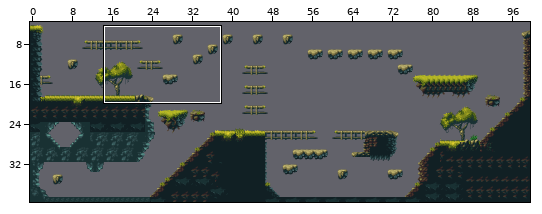
Two versions of a level (Tiled map, src/tilesets/magic-cliffs/level2.tmx). The picture above shows the old version from afar; the outline marks the close-up.
Close-up. Before the commit:
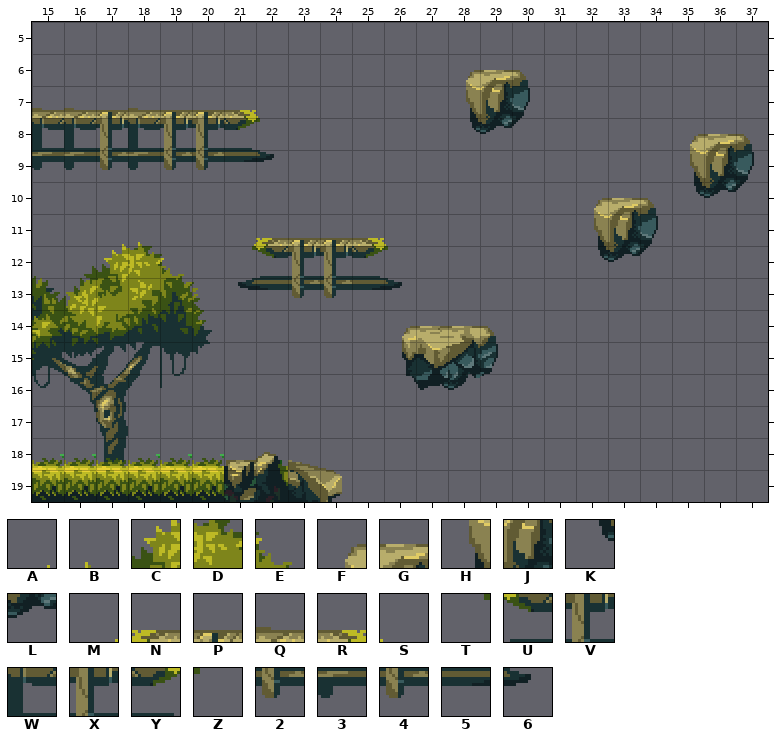
Cells are 16x16 px. Shown: x 15..37, y 5..19. The commit also changed other parts of the map, which this record leaves out.
Key: from "tileset": A 144, B 145 "decal", C 208 "decal", D 209 "decal", E 210 "decal", F 225 "ground", G 226 "ground", H 289 "ground", J 290 "ground", K 353 "ground", L 354 "ground", M 740 "decal", N 741 "decal", P 742 "decal", Q 744 "decal", R 748 "decal", S 749 "decal", T 804, U 805 "oneWayPlatform", V 806 "oneWayPlatform", W 808 "oneWayPlatform", X 811 "oneWayPlatform", Y 812 "oneWayPlatform", Z 813, 2 870 "decal", 3 872 "decal", 4 875 "decal", 5 876 "decal", 6 877 "decal".
_ is an empty cell.
Layer "Tile Layer 1" before, first column x 17:
 5 _____________
 6 ___________FG
 7 PQPPRS_____HJ
 8 VWVXYZ_____KL
 9 232456_______
10 _____________
11 AB__MNPPRS___
12 CDE_TUVXYZ___
And afterwards:
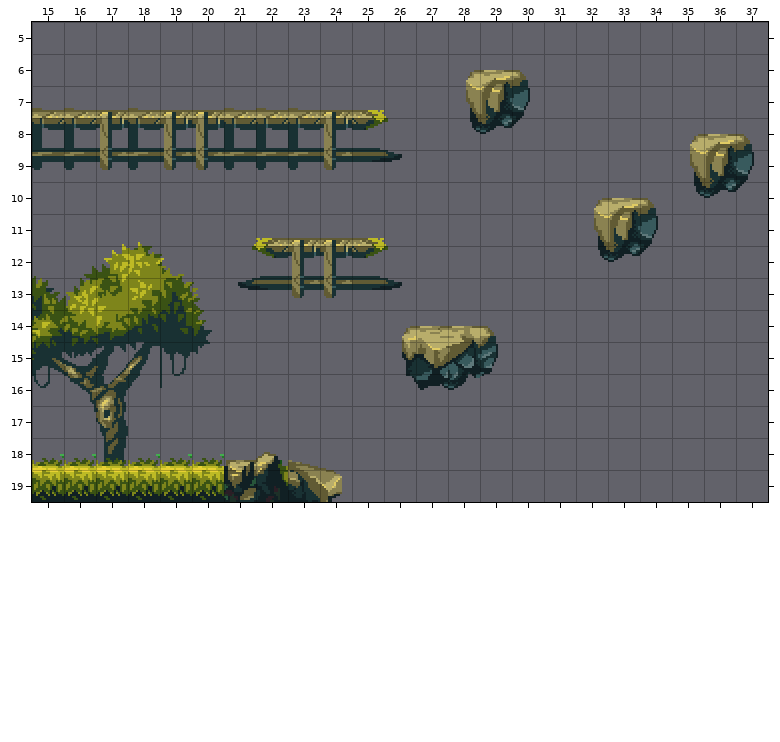
Diff:
Layer "Tile Layer 1":
y 7: x 21..25 RS___ -> QQQPR
y 8: x 21..26 YZ____ -> WWWVYZ
y 9: x 21..26 56____ -> 333256
